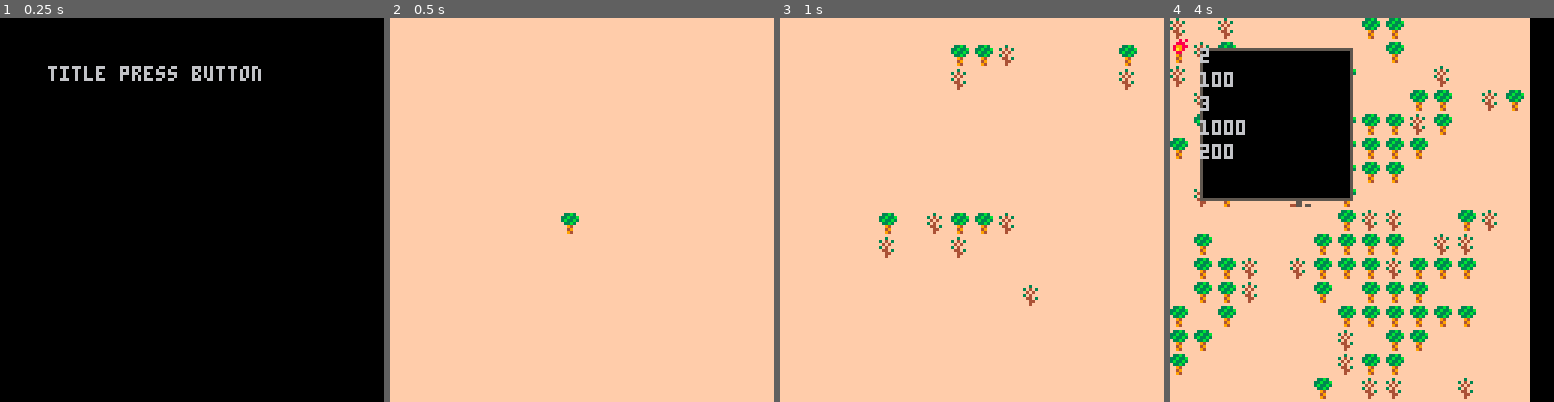
Above: before the commit, frames 1-4 (left to right).
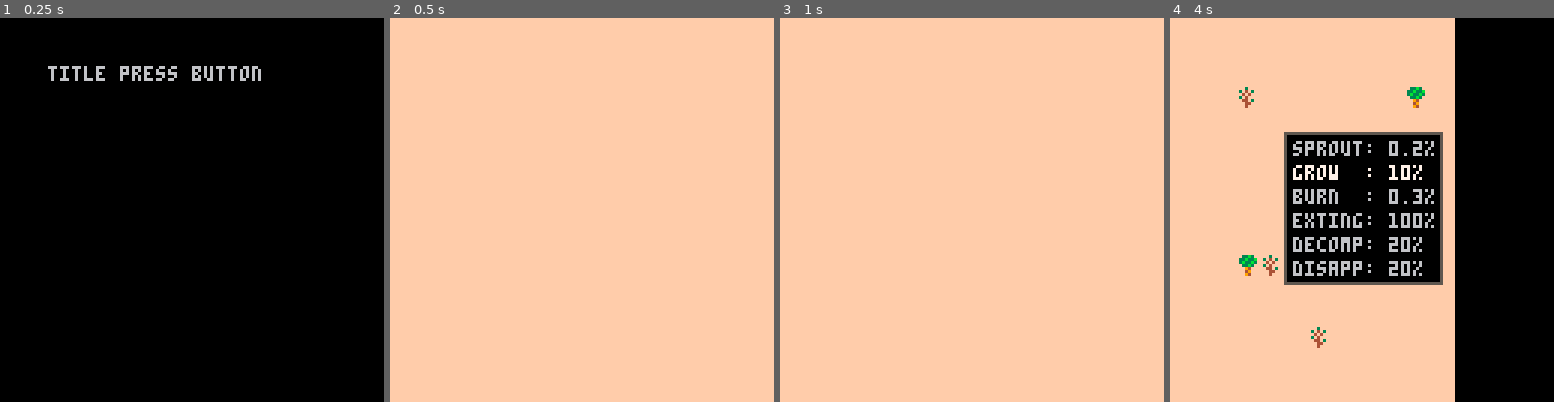
Above: after the commit, the same moments.

Repository: arnodick/castle
Game: PICO-8 cartridge forestfire.p8
Same seed, same stepped clock (60 frames per second), same inputs: the game is played once before the commit and once after it.
Inputs:
- Up to frame 1 (0.25 s): no input
- Up to frame 2 (0.5 s): tap X (X key) at 0.33 s
- Up to frame 3 (1 s): tap O (Z key) at 0.7 s
- Up to frame 4 (4 s): tap X (X key) at 1.07, 1.85, 2.97 s; hold Right 1.6-2.1 s; tap O (Z key) every 0.4 s from 1.7 to 3.7 s; hold Up 2.15-2.42 s; hold Right 2.47-3.03 s; hold Left 3.08-3.58 s; hold Down 3.63-3.97 s

Frame 1 is identical in both runs. In frame 2, 0.2% of the frame differs, in the area x 44-50%, y 50-57%; in frame 3, 1.6%; in frame 4, 53%, in the area x 0-94%, y 0-100%.

Commit message:
more forest fire

Diff:
--- a/forestfire.p8
+++ b/forestfire.p8
@@ -46,55 +46,47 @@
 	return v
 end
 
-function makemenu(t,x,y,w,h)
+function makemenu(t,x,y,w,h,b)
 	m={}
 	m.t=t
 	m.x=x
 	m.y=y
 	m.w=w
 	m.h=h
+	m.b=b
 	m.me={}
-	m.sel=1
+	m.sel=0
 	add(menus,m)
 end
 
 function drawmenu(m)
 	rectfill(cam[1]+m.x,cam[2]+m.y,cam[1]+m.x+m.w,cam[2]+m.y+m.h,0)
 	rect    (cam[1]+m.x,cam[2]+m.y,cam[1]+m.x+m.w,cam[2]+m.y+m.h,5)
-	for a=0,#m.me-1 do
-		print(m.me[a],m.x+cam[1],m.y+cam[2]+a*cellh,6)
-	end
-end
-
-function changemenu(m,ty)
-	m.sel=1
-	m.t=ty
+	for a=0,#m.me do
+		local col=6
+		if a==m.sel then col=7 end
+		print(titles[a]..(m.me[a]/10).."%",m.x+cam[1]+m.b,m.y+cam[2]+m.b+a*cellh,col)
+	end
 end
 
 function sendtomenu(m,me)
 	m.me=me
 end
 
-function domenu(m)
-	if m.t==1 then
-
-	end
-end
-
-function controlmenu(m,me)
-	local mes=me
-	for a=0,#mes-1 do
-		local s="  "
-		if a==m.sel then s=">>" end
-		mes[a]=s..mes[a]
-	end
-	if     btnp(2) then m.sel-=1 if m.sel<0 then m.sel=5 end
-	elseif btnp(3) then m.sel+=1 if m.sel>5 then m.sel=0 end
-	elseif btnp(4) then
+function controlmenu(m)
+	if     btnp(2) then m.sel-=1
+	elseif btnp(3) then m.sel+=1
+	end
+	m.sel=clampoverflow(m.sel,0,#m.me)
+	if     btnp(0) then probs[m.sel]-=1
+	elseif btnp(1) then probs[m.sel]+=1
+	end
+	probs[m.sel]=clampoverflow(probs[m.sel],0,1000)
+	if btnp(4) then
 		if m.t==1 then
 		end
 	elseif btnp(5) then
-
+		menus={}
 	end
 end
 
@@ -117,7 +109,6 @@
 		local dire=direction(2^a)
 		if mget(x+dire[1],y+dire[2])==ch then
 			if dire[1]==1 or dire[2]==1 then
-				--sfx(ch)
 				return 1
 			else
 				return 2
@@ -174,7 +165,7 @@
 	cam[1]=0 cam[2]=0
 	settings={}
 	settings[1]=2
-	timestep=1
+	timestep=10
 
 	probs={}
 	probs[0]=2
@@ -183,6 +174,14 @@
 	probs[3]=1000
 	probs[4]=200
 	probs[5]=200
+
+	titles={}
+	titles[0]="sprout: "
+	titles[1]="grow  : "
+	titles[2]="burn  : "
+	titles[3]="exting: "
+	titles[4]="decomp: "
+	titles[5]="disapp: "
 
 	if s==1 then
 
@@ -229,21 +228,20 @@
 --		elseif btnp(5) then
 --			timestep-=1
 --		end
-		if btnp(5) then
-			if menus[1]!=nil then
-				menus={}
-			else
-				makemenu(1,10,10,50,50)
+
+		if menus[1]==nil then
+			local dire=direction(btn())
+			for a=1,2 do
+				cam[a]+=dire[a]*2
+			end
+			if btnp(5) then
+				makemenu(1,38,38,52,50,3)
 				sendtomenu(menus[1],probs)
 			end
-		end
-		if menus[1]!=nil then
-			--controlmenu(menus[1],probs)
-		end
-		local dire=direction(btn())
-		for a=1,2 do
-			cam[a]+=dire[a]
-		end
+		else
+			foreach(menus,controlmenu)
+		end
+
 		if timer%timestep==0 then
 			genforest(mapw,maph)
 		end
